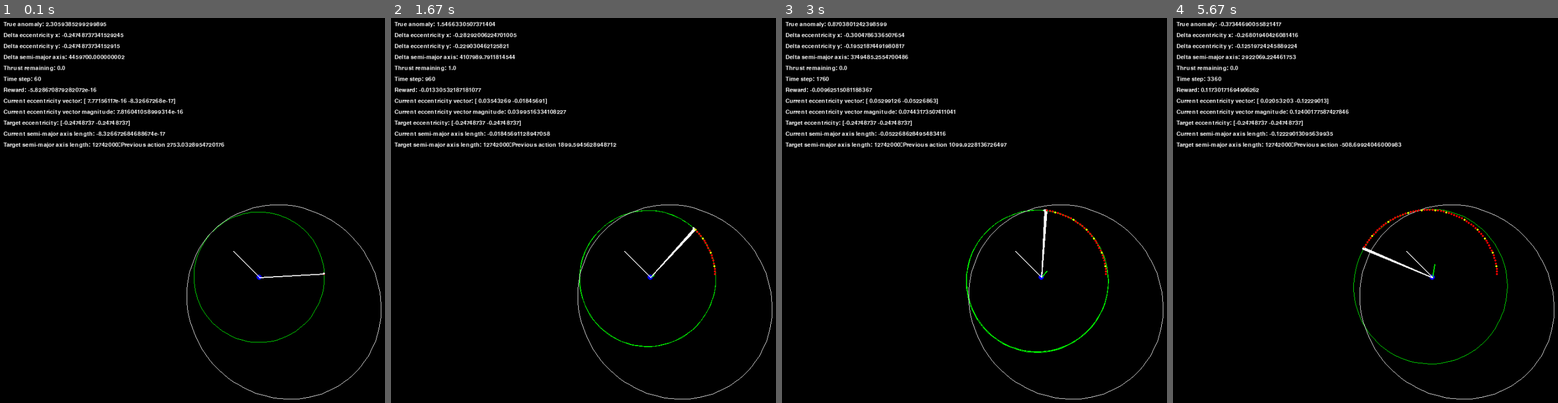
Above: before the commit, frames 1-4 (left to right).
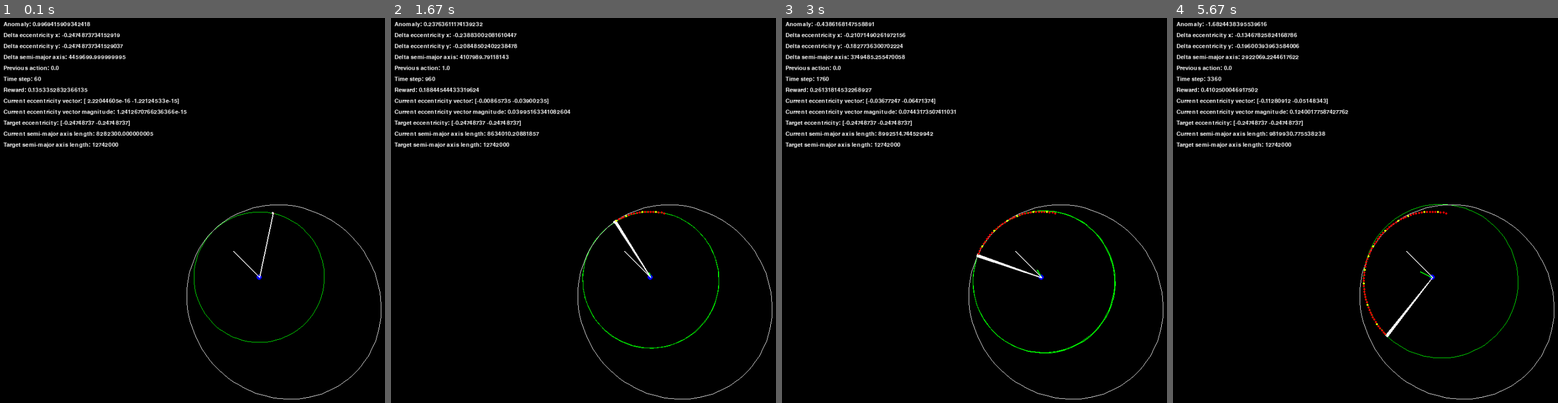
Above: after the commit, the same moments.

Repository: degtrdg/hohmann-transfer-rl
Game: pygame game, started from game.py
Same seed, same stepped clock (60 frames per second), same inputs: the game is played once before the commit and once after it.
Inputs:
- Up to frame 1 (0.1 s): no input
- Up to frame 2 (1.67 s): tap Space at 0.33, 0.73, 1.03, 1.23, 1.57 s
- Up to frame 3 (3 s): tap Space at 1.87, 2.07, 2.37, 2.63, 2.97 s
- Up to frame 4 (5.67 s): tap Space at 3.27, 3.4, 3.8, 4.1, 4.47, 4.87, 5.17, 5.37 s

The runs differ from the first frame. In frame 1, 1.6% of the frame differs, in the area x 0-85%, y 0-85%; in frame 2, 2.2%; in frame 3, 2.5%; in frame 4, 2.5%, in the area x 0-90%, y 0-91%.

Commit message:
about to try something dumb

Diff:
--- a/SimpleBurnEnv.py
+++ b/SimpleBurnEnv.py
@@ -16,41 +16,17 @@
         0       True anomaly            0      2*pi
         1       Delta eccentricity x    -1     1
         2       Delta eccentricity y    -1     1
-        3       Delta semi-major axis   -Inf   Inf
-        4       Thrust remaining        0      150
-        5       Previous action         0      1
-
-    Actions:
-        Type: Discrete(2)
-        Num   Action
-        0     Thrust (0 or 1)
-
-    Explanations:
-    State space:
-        - True anomaly: The angle from the direction of periapsis measured in the direction of motion.
-        - Eccentricity x: The x component of the eccentricity vector (direction towards periapsis).
-        - Eccentricity y: The y component of the eccentricity vector (direction towards periapsis).
-        - Semi-major axis: One half the major axis, and thus runs from the center of the body,
-          through a focus, and to the perimeter of the orbit.
-        - Time to apoapsis: The time remaining until the spaceship reaches the apoapsis (highest point in the orbit).
-        - Thrust remaining: The remaining amount of thrust.
-
-    Action space:
-        - Thrust (0 or 1): Thrust can either be off (0) or on (1).
-
-    Note: The spaceship is considered a reduced mass.
+        3       Delta semi-major axis   0      Inf
+        4       Previous action         0      1
+        5       Target time             -Inf   Inf
     """
     def __init__(self):
-        # TODO: use a symmetric and normalized Box action space
-        # https://stable-baselines3.readthedocs.io/en/master/guide/rl_tips.html
-
-        # Maximum allowable magnitude of an action, currently set to 1000.
         self.max_action = 1000
 
         # The minimum and maximum values for each observation parameter, used to define the bounds of the observation space.
         # They are arrays of 6 values, corresponding to the six parameters outlined in the 'Observation' section.
-        self.min_obs = np.array([0, -1, -1, -np.inf, 0, -np.inf])
-        self.max_obs = np.array([2*np.pi, 1, 1, np.inf, 1, np.inf])
+        self.min_obs = np.array([-np.pi, -1, -1, 0, 0, -np.inf])
+        self.max_obs = np.array([np.pi, 1, 1, np.inf, 1, np.inf])
 
         # The maximum time for the simulation. After this time has passed, the simulation will end.
         self.max_t = 10000
@@ -88,18 +64,18 @@
         self.state = None
         self.target = None
 
+        self.offset = np.pi/3
+
     def reward(self, state, action):
         delta_e = np.linalg.norm(state[1:3])/np.linalg.norm(self.target[0])
         delta_a = state[3]/(self.target[1]-self.a0)
 
-        if action == state[5]:
+        if action == state[4]:
             continuity_reward = 0.1
         else:
             continuity_reward = 0
 
-        # return np.exp(-((delta_e)**2)) + continuity_reward + action*0.1
-        # return (np.exp(-((delta_e * 2)**2)) - np.exp(-4))*3 +  action*0.1
-        return (np.exp(-((delta_e * 2)**2)) - np.exp(-4))*3 + 0.3*self.state[4]/150# +  action*0.1
+        return np.exp(-(delta_e**2)) * np.exp(-(delta_a**2))
 
     def step(self, action, dt=10):
         # TODO: Add further terminal conditions and reward
@@ -112,9 +88,6 @@
         # Extract the velocity vector from the current state.
         vel = np.array([self.ivp_state[2], self.ivp_state[3]])
 
-        # Calculate the thrust vector. The direction of the thrust is the same as the direction of the velocity
-        # (i.e., the spaceship thrusts in the direction it is currently moving). The magnitude of the thrust is
-        # determined by the action times the maximum thrust. The action is either 0 (no thrust) or 1 (maximum thrust).
         thrust = vel / np.linalg.norm(vel) * action * self.max_action
 
         # Initial conditions for the ODE (Ordinary Differential Equation) solver, which we will use to
@@ -137,34 +110,25 @@
         self.state[0] = self.orbit_state[0]
         self.state[1:3] = self.target[0] - self.orbit_state[1:3]
         self.state[3] = self.target[1] - self.orbit_state[3]
-        # If the action was to thrust, decrease the amount of remaining thrust.
         self.state[4] = action
-        # self.state[6] = om.absolute_target_time(self.ivp_state[:2], self.ivp_state[2:4], self.tbr.mu, self.target)
         self.state[5] = om.absolute_target_time(self.ivp_state[:2], self.ivp_state[2:4], self.tbr.mu, self.target)
-        # self.state[6] = om.time_at_state(self.ivp_state[:2], self.ivp_state[2:4], self.tbr.mu)
 
         # Calculate the reward for the current state.
         reward = self.reward(self.state, action)
-        # e_norm = np.linalg.norm(self.orbit_state[1:3])
         e_norm = np.linalg.norm(self.state[1:3])
         target_e_norm = np.linalg.norm(self.target[0])
 
-        if np.linalg.norm(self.orbit_state[1:3]) < 1e-5:
+        if np.linalg.norm(self.orbit_state[1:3]) < 1e-2:
             e_angle_diff = 0
         else:
-            e_angle_diff = np.arctan2(self.orbit_state[2], self.orbit_state[1]) - np.arctan2(self.target[0][1], self.target[0][0])
+            direction = -np.sign(np.cross(self.orbit_state[1:3], self.target[0]))
+            e_angle_diff = direction * np.arccos(np.dot(self.orbit_state[1:3], self.target[0])/(np.linalg.norm(self.orbit_state[1:3])*np.linalg.norm(self.target[0])))
 
-        # Check termination conditions: either the maximum time has been reached, or the spaceship has achieved its goal,
-        # or the spaceship has run out of thrust, or the spaceship's orbit is too eccentric. If any of these conditions is met,
-        # the simulation is terminated.
-        # Adding 0.1 to both the true anomaly and the e_norm to give it a leeway
-        if self.t0 >= self.max_t or e_norm >= target_e_norm*1.1 or e_angle_diff < -0.17:
-        # if self.t0 >= self.max_t or e_norm >= target_e_norm*1.1:
+        if self.t0 >= self.max_t or e_norm >= target_e_norm*1.2 or e_angle_diff < -np.pi/6 or self.state[3] <= -self.tbr.r1*0.7:
             truncated = True
         else:
             truncated = False
 
-        # terminal = False
         terminal = truncated
 
         # Return the new state, the reward, and the termination status. The 'info' dictionary can be used to provide additional
@@ -184,6 +148,10 @@
             self.target = om.a_constrained_orbit(self.tbr, r=np.linalg.norm(pos)/self.tbr.r1, a=self.target_a, theta=theta)
         else:
             self.target = target
+
+        pos = np.dot(np.array([[np.cos(self.offset), -np.sin(self.offset)],
+                                [np.sin(self.offset), np.cos(self.offset)]]),self.target[0]/np.linalg.norm(self.target[0]))*np.linalg.norm(pos)
+        vel = self.tbr.circ_velocity(pos)
 
         # Calculate various orbital parameters based on the initial position and velocity.
         nu = om.target_relative_anomaly(pos, self.target)
--- a/game.py
+++ b/game.py
@@ -86,19 +86,18 @@
 
     # Draw text for state variables and environment attributes
     texts = [
-        f'True anomaly: {env.state[0]}',
+        f'Anomaly: {env.state[0]}',
         f'Delta eccentricity x: {env.state[1]}',
         f'Delta eccentricity y: {env.state[2]}',
         f'Delta semi-major axis: {env.state[3]}',
-        f'Thrust remaining: {env.state[4]}',
+        f'Previous action: {env.state[4]}',
         f'Time step: {env.t0}',
         f'Reward: {reward}',
         f'Current eccentricity vector: {env.orbit_state[1:3]}',
         f'Current eccentricity vector magnitude: {np.linalg.norm(env.orbit_state[1:3])}',
         f'Target eccentricity: {env.target[0]}',
-        f'Current semi-major axis length: {env.orbit_state[2]}',
-        f'Target semi-major axis length: {env.target[1]}\n'
-        f'Previous action {env.state[5]}'
+        f'Current semi-major axis length: {env.orbit_state[3]}',
+        f'Target semi-major axis length: {env.target[1]}',
     ]
     # Store the previous states
     if iteration % STEP == 0 and iteration != 0:
--- a/game_with_agent.py
+++ b/game_with_agent.py
@@ -3,6 +3,7 @@
 from SimpleBurnEnv import SimpleBurnEnv
 import orbital_mechanics as om
 from stable_baselines3 import PPO
+import sys
 
 TRAIL_COLOR = (255, 0, 0)  # Red color for the trail
 STEP = 1  # Draw a trail dot every 5 frames
@@ -31,8 +32,10 @@
 YELLOW = (255, 255, 0)
 
 model_dir = "models/simple/DQN"
-model = PPO.load(f'{model_dir}/180000')
-# model = PPO.load(f'{model_dir}/250000')
+try:
+    model = PPO.load(f'{model_dir}/'+sys.argv[1])
+except:
+    model = PPO.load(f'{model_dir}/5000')
 
 # Initialize Pygame
 pygame.init()
--- a/simple_model_test.py
+++ b/simple_model_test.py
@@ -12,7 +12,7 @@
 env.state[5] = 1
 
 model_dir = "models/simple/DQN"
-model = PPO.load(f'{model_dir}/575000')
+model = PPO.load(f'{model_dir}/18000')
 # model = PPO.load("saved-models/120000_simple_no_ta")
 
 # Initial orbit
